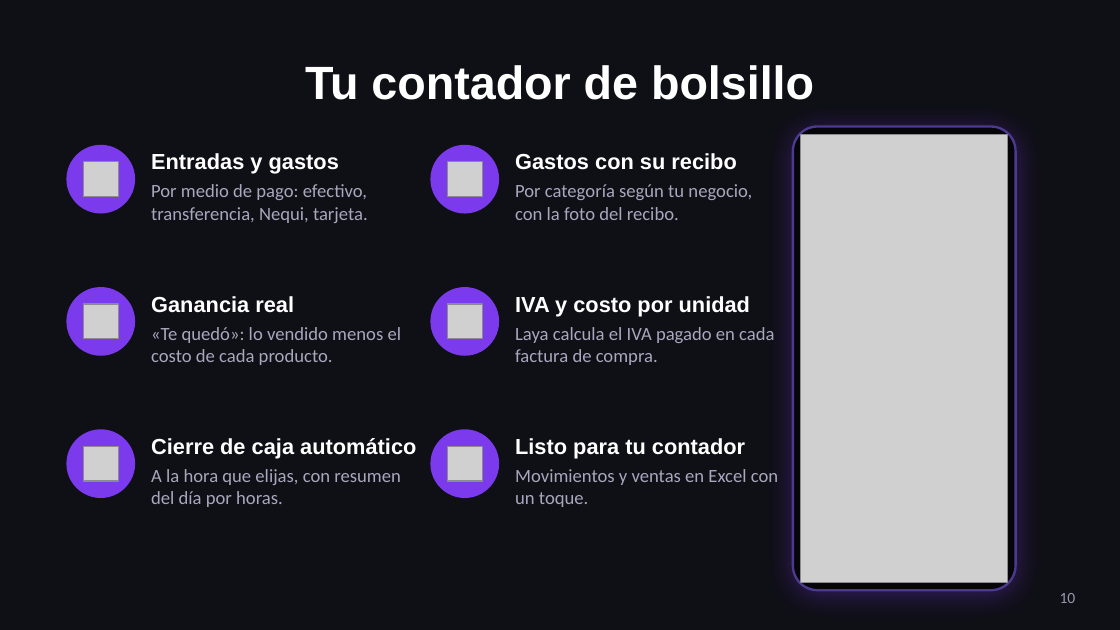
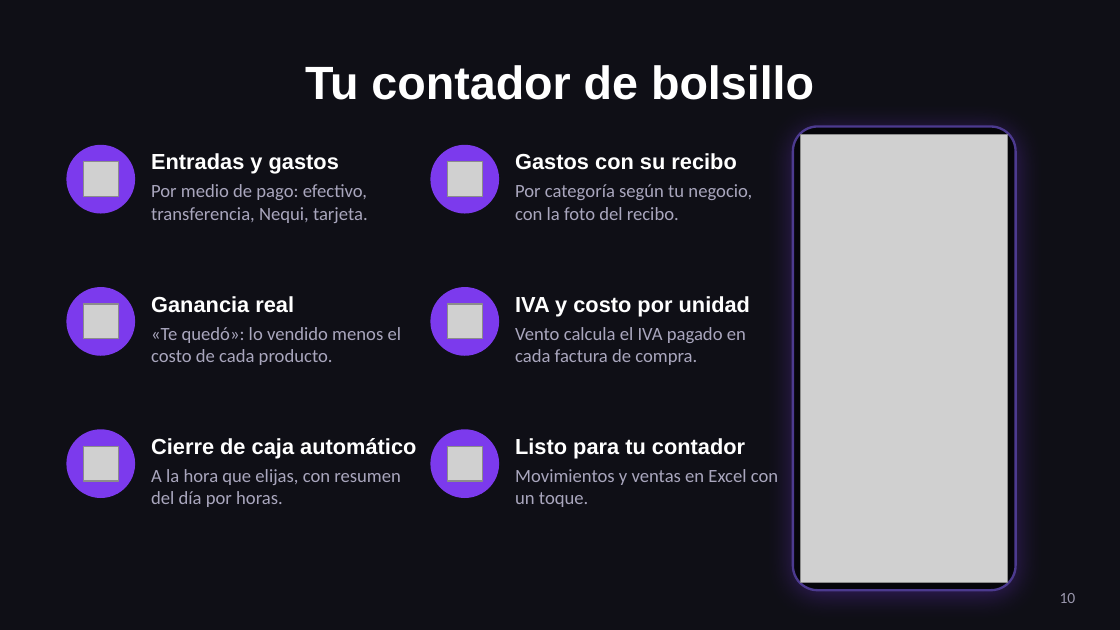
Before and after one commit to cristhianlujan45-blip/cuentas, a slide deck: slide 10 of ventas/Vento-presentacion.pptx. Drawn at 1120x630 pixels with LibreOffice and Linux fonts; fonts in the diff are those of the drawing; grey boxes stand for pictures. Boxes give left, top, right and bottom in pixels: in the first picture for what was removed or moved away, otherwise in the second. Text is boxed around its words. In the diff, an @@ line names an element or a change of style, - is before the commit and + after.

```diff
--- a/ventas/Vento-presentacion.pptx
+++ b/ventas/Vento-presentacion.pptx
@@ text at (x1=515, y1=327, x2=746, y2=365): text changed @@
-Laya calcula el IVA pagado en cada factura de compra.
+Vento calcula el IVA pagado en cada factura de compra.
```
Also in this commit, not shown: 5 other slides changed, 3 slides added, 1 other file.
